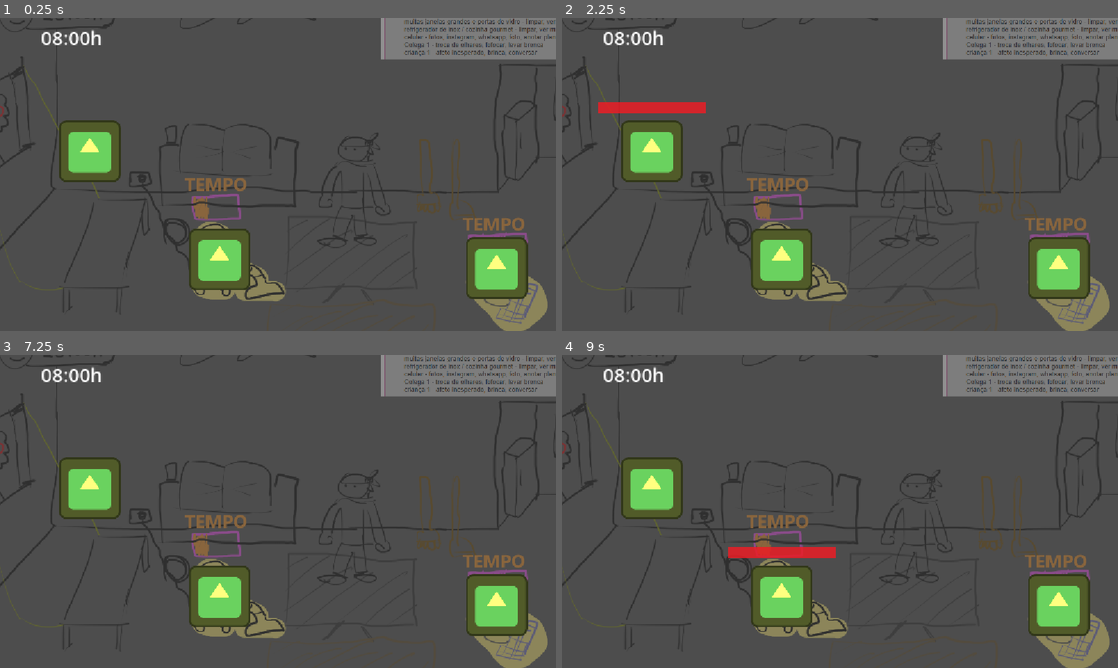
Above: before the commit, frames 1-4 (two rows, left to right).
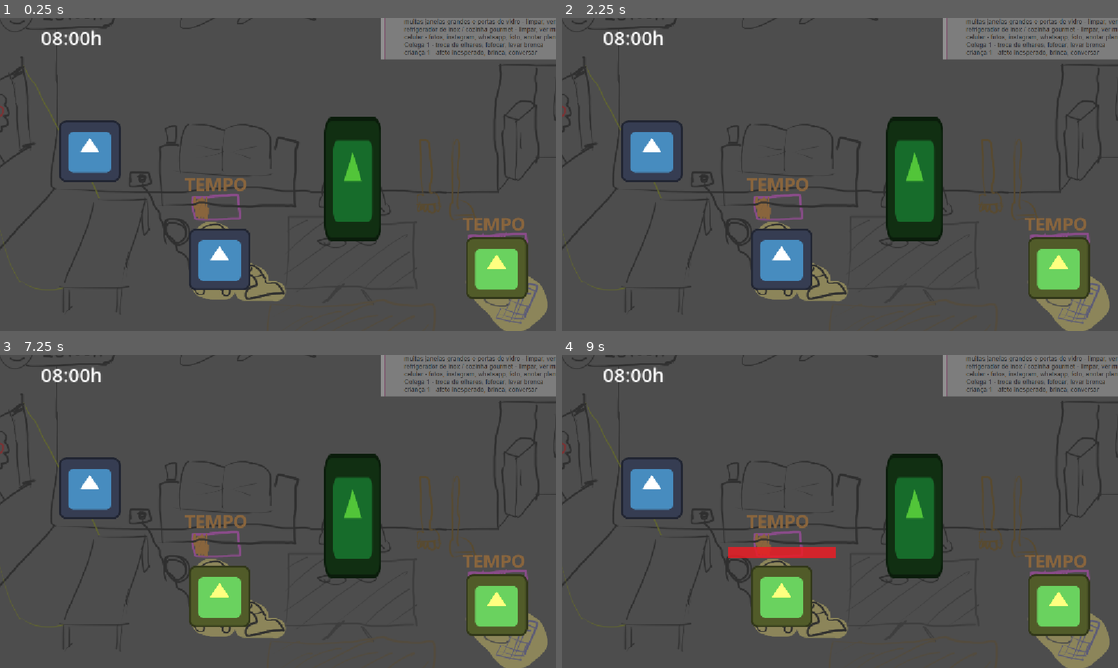
Above: after the commit, the same moments.

Repository: marcnetts/Scienza-Game-Jam
Game: Godot game, scene res://scenes/gameplay_sala.tscn
Same seed, same stepped clock (60 frames per second), same inputs: the game is played once before the commit and once after it. The engine's default icon, where the game draws it, is replaced by a stand-in: a white triangle on a blue panel in a dark square.
Inputs (mouse positions are in pixels of both pictures, inside the frame that each line leads up to):
- Up to frame 1 (0.25 s): no input
- Up to frame 2 (2.25 s): tap Enter at 0.5, 2 s; move the mouse to (778, 259) at 0.52 s; click (778, 259) at 0.67 s; tap Space at 1.25 s; move the mouse to (1056, 268) at 1.27 s; click (1056, 268) at 1.42 s; move the mouse to (650, 152) at 2.02 s; click (650, 152) at 2.17 s
- Up to frame 3 (7.25 s): tap Space at 2.75, 4.25 s; move the mouse to (250, 574) at 2.77 s; click (250, 574) at 2.92 s; tap Enter at 3.5 s; move the mouse to (444, 558) at 3.52 s; click (444, 558) at 3.67 s; move the mouse to (111, 464) at 4.27 s; click (111, 464) at 4.42 s; move the mouse to (305, 511) at 5.02 s; click (305, 511) at 5.17 s; move the mouse to (194, 433) at 5.77 s; click (194, 433) at 5.92 s; move the mouse to (400, 495) at 6.52 s; click (400, 495) at 6.67 s
- Up to frame 4 (9 s): move the mouse to (728, 527) at 7.27 s; click (728, 527) at 7.42 s; move the mouse to (895, 442) at 8.02 s; click (895, 442) at 8.17 s; move the mouse to (812, 574) at 8.77 s; click (812, 574) at 8.92 s

The runs differ from the first frame. In frame 1, 8.3% of the frame differs, in the area x 10-69%, y 31-87%; in frame 2, 9.0%, in the area x 6-69%, y 26-87%; in frame 3, 6.2%; in frame 4, 6.2%.

Commit message:
Delay para itens selecionáveis

Diff:
--- a/scenes/gameplay_sala.tscn
+++ b/scenes/gameplay_sala.tscn
@@ -3,10 +3,12 @@
 [ext_resource type="Texture2D" uid="uid://bwcsp7ovupcnj" path="res://assets/scienza jam cena salao.png" id="1_4onw8"]
 [ext_resource type="Script" uid="uid://daoyl7nvd118g" path="res://scripts/gameplay_sala.gd" id="1_csjvw"]
 [ext_resource type="PackedScene" uid="uid://ccwqjo1ryq2hp" path="res://scenes/item_selecionavel.tscn" id="1_hdw4o"]
+[ext_resource type="Texture2D" uid="uid://damxydfeq6fjs" path="res://icon.svg" id="4_hhn5h"]
 
 [node name="Node2D" type="Node2D" unique_id=1756217361 node_paths=PackedStringArray("horario_label")]
 script = ExtResource("1_csjvw")
 horario_label = NodePath("LabelHorario")
+ids_itens_ja_selecionaveis = Array[int]([1])
 
 [node name="ScienzaJamCenaSalao" type="Sprite2D" parent="." unique_id=335129010]
 modulate = Color(1, 1, 1, 0.38039216)
@@ -15,7 +17,11 @@
 
 [node name="Bg" type="Sprite2D" parent="." unique_id=536366719]
 
-[node name="SpriteInicialJogador" type="Sprite2D" parent="." unique_id=43203524]
+[node name="SpriteInicialJogador" type="Sprite2D" parent="." unique_id=601415446]
+modulate = Color(0.32270914, 0.770725, 0.22313628, 1)
+position = Vector2(731, 334)
+scale = Vector2(0.921875, 2.0078125)
+texture = ExtResource("4_hhn5h")
 
 [node name="ItensSelecionaveis" type="Node2D" parent="." unique_id=364634199]
 
@@ -33,6 +39,7 @@
 [node name="TimerGeral" type="Timer" parent="." unique_id=1233236990]
 
 [node name="TimerTarefas" type="Timer" parent="." unique_id=286273628]
+wait_time = 7.0
 
 [node name="LabelHorario" type="Label" parent="." unique_id=822811344]
 offset_left = 85.0
--- a/scenes/item_selecionavel.tscn
+++ b/scenes/item_selecionavel.tscn
@@ -34,5 +34,8 @@
 texture_under = ExtResource("3_e503g")
 texture_progress = ExtResource("4_ulsv0")
 
+[node name="TimerItemNaoSelecionavel" type="Timer" parent="." unique_id=1671028014]
+wait_time = 15.0
+
 [connection signal="mouse_entered" from="." to="." method="_on_mouse_entered"]
 [connection signal="mouse_exited" from="." to="." method="_on_mouse_exited"]
--- a/scripts/gameplay_sala.gd
+++ b/scripts/gameplay_sala.gd
@@ -4,8 +4,9 @@
 @export_range(0, 12) var relogio_hora = 8
 @export_range(0, 30, 30) var relogio_minuto = 0
 @export var horario_label: Label
-@export var segundos_mudar_horario = 30
-@export var nivel_atual = 1 #todo
+@export var segundos_mudar_horario: float = 30.0
+@export var nivel_atual: int = 1 #todo
+@export var is_continuar_sujando_final_jogo: bool = false
 
 @onready var itens_selecionaveis: Array[Node] = $ItensSelecionaveis.get_children()
 @export var ids_itens_ja_selecionaveis: Array[int] = []
@@ -44,8 +45,10 @@
 	parar_todos_timers()
 
 func _on_timer_tarefas_timeout() -> void:
-	#criar delay para item ser selecionavel novamente?
-	var itens_sem_acao = itens_selecionaveis.filter(func(item): return not item.is_precisa_interagir)
-	print(itens_sem_acao)
+	var itens_sem_acao = itens_selecionaveis.filter(func(item): return (
+		not item.is_precisa_interagir
+		and item.timer_item_nao_selecionavel.is_stopped()
+		and (is_continuar_sujando_final_jogo or (timer_geral.time_left > item.tempo_limpeza + 1.5))
+	))
 	if itens_sem_acao.size() > 0:
 		itens_sem_acao.pick_random().sujar()
--- a/scripts/item_selecionavel.gd
+++ b/scripts/item_selecionavel.gd
@@ -4,10 +4,12 @@
 @export var sprite_acao: Texture2D
 @export var nome_acao: String = "limpando" #mandar string ou id de index por ação?
 @export var tempo_limpeza: float = 3.0
+@export var segundos_timer_item_nao_selectionavel: float = 15.0
 
 @onready var sprite: Sprite2D = $Sprite2D
 @onready var colisao: CollisionShape2D = $CollisionShape2D
 @onready var barra_progresso: TextureProgressBar = $TextureProgressBar
+@onready var timer_item_nao_selecionavel: Timer = $TimerItemNaoSelecionavel
 
 signal tarefa_concluida
 signal jogador_interagindo(interagindo, acao)
@@ -26,8 +28,6 @@
 	barra_progresso.position.y -= (sprite.texture.get_size().y / 2) + 20
 	barra_progresso.visible = false
 	barra_progresso.max_value = tempo_limpeza
-
-	sujar() #mandar lógica para a cena depois?
 
 func _process(delta):
 	if is_precisa_interagir and is_mouse_por_cima and Input.is_mouse_button_pressed(MOUSE_BUTTON_LEFT):
@@ -63,6 +63,8 @@
 	sprite.texture = sprite_inicial
 	sprite.modulate = Color.WHITE #mudar para glow depois
 	tarefa_concluida.emit()
+	timer_item_nao_selecionavel.start(segundos_timer_item_nao_selectionavel)
+	print(timer_item_nao_selecionavel.is_stopped())
 
 func _on_mouse_entered():
 	is_mouse_por_cima = true
